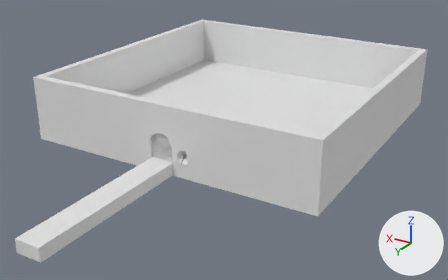
Renders of the Blender file Blender Models/Room/models.blend from each side of a commit.
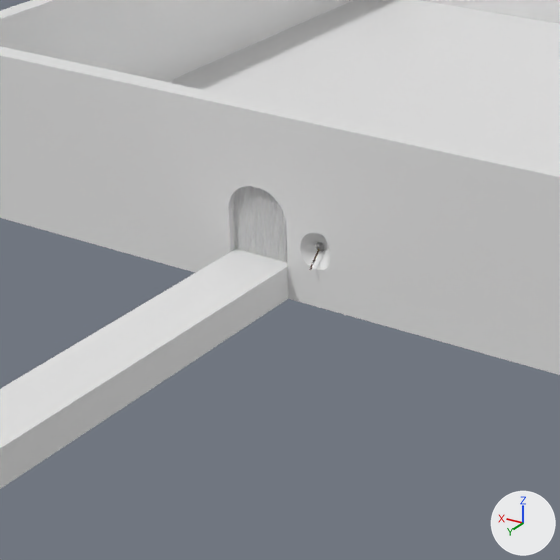
There are two pictures of each version: one whole from a 50 mm camera at (-25.7, 46.4, 20.8) aimed at (-1.8, 6.5, 0.8), one close up on the part from 14% to 61% of the width and 22% to 98% of the height. The axes (+X, +Y, +Z) are drawn at lower right. The lights are the same throughout.

Names of what the first close-up shows: 'Gate', 'Stairs'.
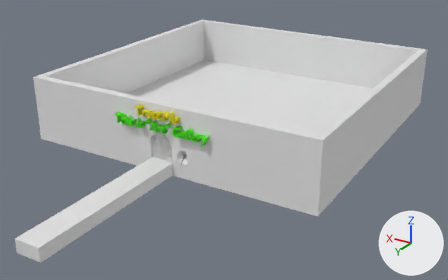
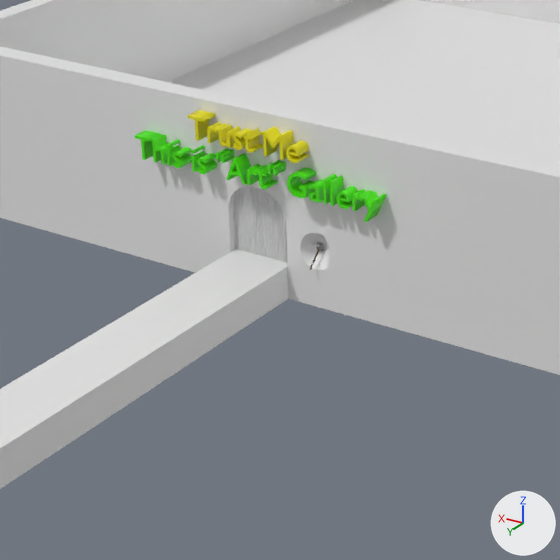
What changed in the scene script:
```text
Add mat_material_005:
    mat_material_005 = principled_material('Material.005')
    mat_material_005.base_color = (0.0692, 0.8, 0.0)  # green #4ae700
Add mat_material_004:
    mat_material_004 = principled_material('Material.004')
    mat_material_004.base_color = (0.8, 0.726, 0.0)  # yellow #e7dd00
Add txt_text_002:
    txt_text_002 = bpy.data.curves.new('Text.002', 'FONT')
    txt_text_002.body = 'This is "Art" Gallery'
    txt_text_002.materials.append(mat_material_005)  # green #4ae700
    txt_text_002.extrude = 0.77
Add txt_text_001:
    txt_text_001 = bpy.data.curves.new('Text.001', 'FONT')
    txt_text_001.body = 'Trust Me'
    txt_text_001.materials.append(mat_material_004)  # yellow #e7dd00
    txt_text_001.extrude = 0.26
Add ob_text_2:
    ob_text_2 = bpy.data.objects.new('Text 2', txt_text_002)
    ob_text_2.location = (3.86, 12.93, 3.47)
    ob_text_2.rotation_euler = (1.571, 0.0, 3.142)  # degrees (90, 0, 180)
    ob_text_2.scale = (1.0, 1.0, 0.325)
Add ob_text:
    ob_text = bpy.data.objects.new('Text', txt_text_001)
    ob_text.location = (1.87, 12.93, 4.45)
    ob_text.rotation_euler = (1.571, 0.0, 3.142)  # degrees (90, 0, 180)
    ob_text.scale = (1.0, 1.0, 0.962)
```

Location of each change, (x1, y1, x2, y2) in pixels of the close-ups (560 x 560 px):
'Text 2', added (green)
    after: (134, 130, 387, 222)
'Text', added (yellow)
    after: (188, 110, 309, 163)
